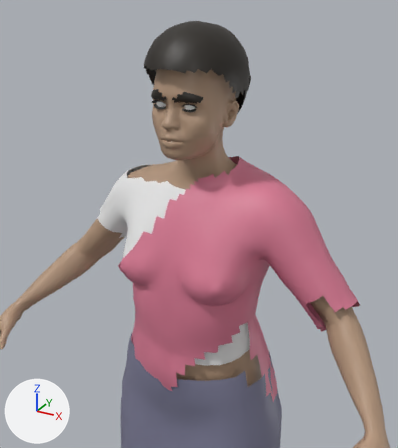
The glTF model godot/assets/humans/woman_01.glb as it was, and as the next commit left it.
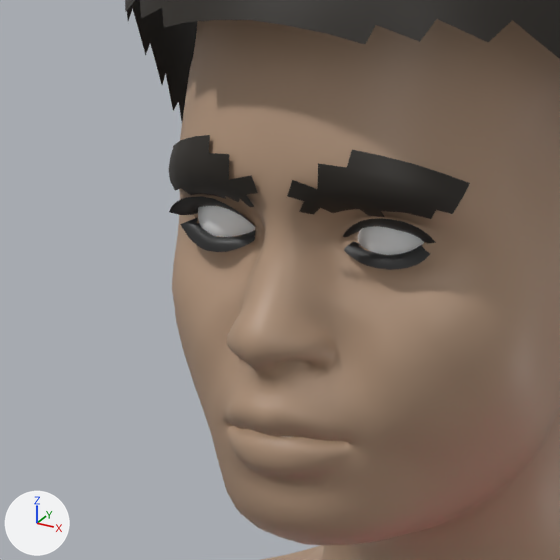
Old and new are each drawn from a 50 mm camera at (0.502, -0.944, 1.67) aimed at (0.079, -0.176, 1.286) and again close up on the part from 31% to 55% of the width and 15% to 36% of the height. Lighting does not change. The marker at lower left points along +X, +Y and +Z. The older version's two pictures come first. Vertices at exactly the same position are counted once.

Script lines for the objects in view, before the commit:
```python
me_base_005 = bpy.data.meshes.new('base.005')
me_base_005.from_pydata(...)  # 94 vertices, 112 faces; spans x -0.0519..0.0519, y -0.1368..-0.1102, z 1.4791..1.5003
me_base_005.materials.append(mat_hair)  # black #272119
me_base_006 = bpy.data.meshes.new('base.006')
me_base_006.from_pydata(...)  # 144 vertices, 280 faces; spans x -0.0428..0.0428, y -0.1222..-0.0917, z 1.4589..1.4875
me_base_006.materials.append(mat_eyes)  # white #f3f3f3
me_base_007 = bpy.data.meshes.new('base.007')
me_base_007.from_pydata(...)  # 250 vertices, 368 faces; spans x -0.0469..0.0469, y -0.1265..-0.115, z 1.4636..1.4806
me_base_007.materials.append(mat_lashes)  # black #272727
ob_brows = bpy.data.objects.new('brows', me_base_005)
ob_brows.location = (0.0, 0.0, 0.0)
ob_eyes = bpy.data.objects.new('eyes', me_base_006)
ob_eyes.location = (0.0, 0.0, 0.0)
ob_lashes = bpy.data.objects.new('lashes', me_base_007)
ob_lashes.location = (0.0, 0.0, 0.0)
# also in view: 'body' at (0.0, -0.1, 0.789); 'hair' at (0.0, -0.039, 1.512)
```
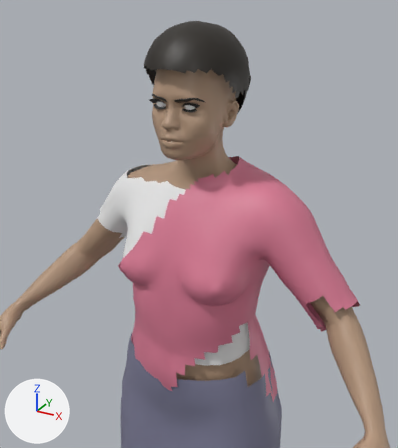
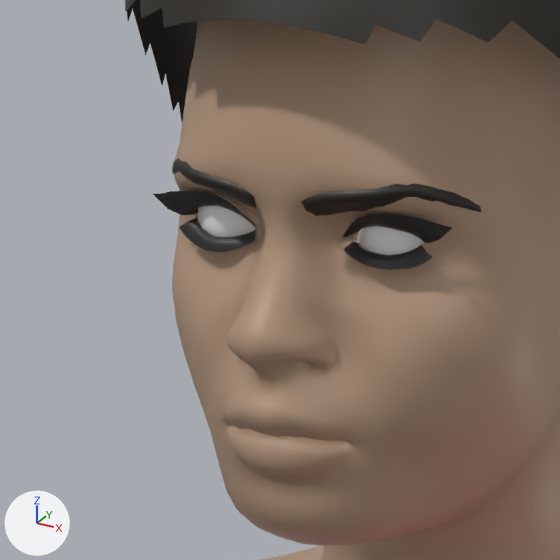
Pixel boxes (x1, y1, x2, y2) of what changed, in the close-ups (560 x 560 px; the box of a moved part takes in the faces that stretch with it):
'brows', reshaped (31% shorter): before (169, 135, 470, 219); after (172, 158, 482, 216)
'lashes', reshaped (12% wider, 7% taller): before (169, 196, 436, 270); after (153, 191, 452, 270)
part 1 of me_base_005, rebuilt (27% shorter): before (169, 135, 258, 207); after (172, 158, 257, 210)
part 2 of me_base_005, rebuilt (53% shorter): before (287, 150, 470, 219); after (301, 184, 482, 216)
part 3 of me_base_007, moved or reshaped: before (348, 218, 436, 269); after (348, 214, 452, 269)
part 4 of me_base_007, moved or reshaped: before (169, 196, 247, 247); after (153, 191, 247, 247)

Edits to the bpy script that builds the scene:
```text
Change me_base_005:
    used by ob_brows; location = (0.0, 0.0, 0.0)
    remove me_base_005.from_pydata(...)  # 94 vertices, 112 faces; spans x -0.0519..0.0519, y -0.1368..-0.1102, z 1.4791..1.5003
    add me_base_005.from_pydata(...)  # 124 vertices, 192 faces; spans x -0.0536..0.0536, y -0.1346..-0.1048, z 1.4787..1.4908
    me_base_005 part 1: the loose piece of 39 vertices spanning x -0.0519..-0.005, y -0.1368..-0.1102, z 1.4799..1.5003 is rebuilt with 62 vertices and now spans x -0.0536..-0.0082, y -0.1346..-0.1048, z 1.4787..1.4908
    me_base_005 part 2: the loose piece of 37 vertices spanning x 0.005..0.0519, y -0.1368..-0.1102, z 1.4801..1.5003 is rebuilt with 62 vertices and now spans x 0.0082..0.0536, y -0.1346..-0.1048, z 1.4787..1.4908
    other edits to the shape of me_base_005 do not show in these pictures
Change me_base_007:
    used by ob_lashes; location = (0.0, 0.0, 0.0)
    remove me_base_007.from_pydata(...)  # 250 vertices, 368 faces; spans x -0.0469..0.0469, y -0.1265..-0.115, z 1.4636..1.4806
    add me_base_007.from_pydata(...)  # 250 vertices, 368 faces; spans x -0.0526..0.0526, y -0.1265..-0.115, z 1.4636..1.482
    me_base_007 part 3: 32 of 250 vertices moved; they spanned x 0.0202..0.0469, y -0.1265..-0.1197, z 1.4652..1.48 and now span x 0.02..0.0526, y -0.1265..-0.1197, z 1.465..1.4815; mean shift (0.0005, 0.0, 0.0009); largest move (0.0469, -0.1217, 1.4736) -> (0.0526, -0.1217, 1.4786)
    me_base_007 part 4: 32 of 250 vertices moved; they spanned x -0.0469..-0.0202, y -0.1265..-0.1197, z 1.4649..1.4806 and now span x -0.0526..-0.02, y -0.1265..-0.1197, z 1.4647..1.482; mean shift (-0.0005, 0.0, 0.0009); largest move (-0.0469, -0.1217, 1.4736) -> (-0.0526, -0.1217, 1.4786)
```
